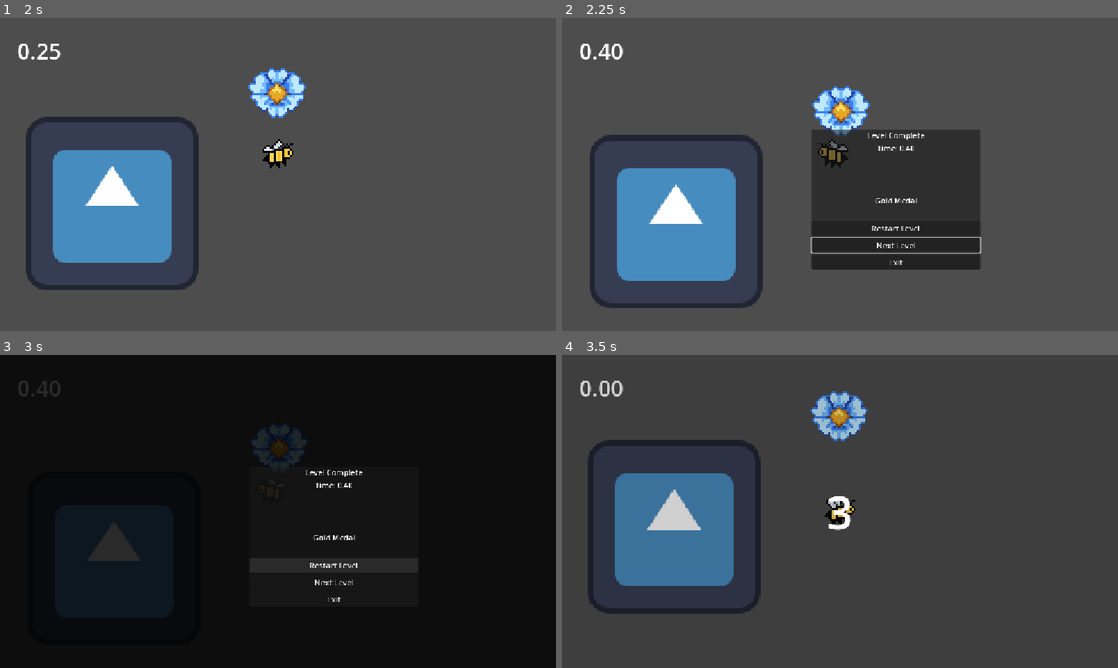
Above: before the commit, frames 1-4 (two rows, left to right).
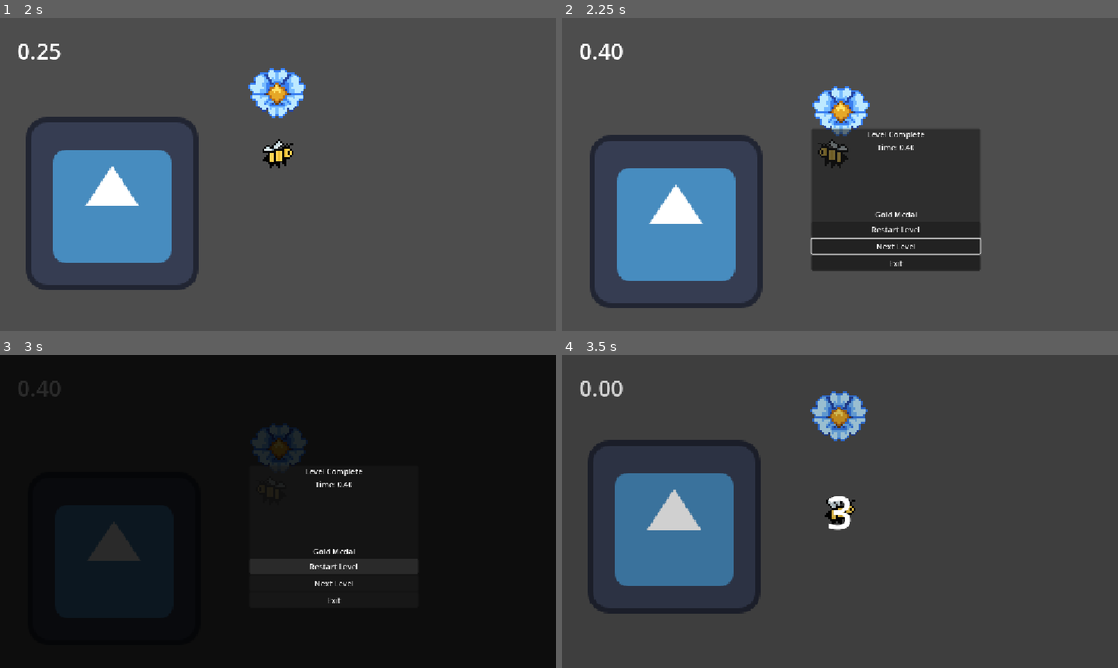
Above: after the commit, the same moments.

Repository: futurefleagames-lab/bee-line
Game: Godot game, scene res://scenes/levels/level_test.tscn
Two runs of this game, one before a commit and one after it. Both use one fixed random seed, a clock stepped at 60 frames per second and the inputs below. This scene is started directly instead of the project's main scene. The engine's default icon, where the game draws it, is replaced by a stand-in: a white triangle on a blue panel in a dark square.
Inputs (mouse positions are in pixels of both pictures, inside the frame that each line leads up to):
- Up to frame 1 (2 s): tap Enter (ui_accept) at 0.5, 1.52, 1.55, 1.82 s; move the mouse to (250, 237) at 0.52 s; hold Enter (ui_accept) 0.53-1.28 s; hold W (up) from 0.53 s (still down); click (250, 237) at 0.67 s; move the mouse to (444, 221) at 1.27 s; tap Space (dash) at 1.35 s
- Up to frame 2 (2.25 s): move the mouse to (673, 127) at 2.02 s; release W (up) at 2.03 s; hold A (left) from 2.03 s (still down); hold Enter (ui_accept) from 2.03 s (still down)
- Up to frame 3 (3 s): release A (left) at 2.75 s; release Enter (ui_accept) at 2.75 s; click "Restart Level" at 2.75 s
- Up to frame 4 (3.5 s): no input

Frame 1 is identical in both runs. In frame 2, 1.1% of the frame differs, in the area x 44-76%, y 35-81%; in frame 3, 0.5%; in frame 4, nothing differs.

Commit message:
bronze medal art added

Diff:
--- a/scenes/levels/world_1/level_1-1.tscn
+++ b/scenes/levels/world_1/level_1-1.tscn
@@ -7,8 +7,8 @@
 silver_time = 10.0
 bronze_time = 30.0
 
-[node name="EndGoal" parent="." index="1" unique_id=1306961053]
+[node name="EndGoal" parent="." index="0" unique_id=1306961053]
 position = Vector2(3524, 130)
 
-[node name="TileMap" parent="." index="4" unique_id=1255836027]
+[node name="TileMap" parent="." index="3" unique_id=1255836027]
 layer_0/tile_data = PackedInt32Array(65537, 196609, 0, 131070, 262145, 0, -65538, 262145, 1, -131071, 196609, 1, 65538, …(5599 unchanged characters)…
--- a/scenes/menus/level_complete.tscn
+++ b/scenes/menus/level_complete.tscn
@@ -1,10 +1,12 @@
 [gd_scene format=3 uid="uid://dws01echp05jd"]
 
 [ext_resource type="Script" uid="uid://dg1aor8l6kofj" path="res://scripts/menus/level_complete.gd" id="1_ynwdh"]
+[ext_resource type="PackedScene" uid="uid://c7j8qn67uik71" path="res://scenes/HUD/medal_ui.tscn" id="2_uybh7"]
 
 [node name="LevelComplete" type="CanvasLayer" unique_id=967028613]
 process_mode = 3
 script = ExtResource("1_ynwdh")
+medal_ui_scene = ExtResource("2_uybh7")
 
 [node name="Control" type="Control" parent="." unique_id=253924636]
 visible = false
--- a/scripts/HUD/medal_ui.gd
+++ b/scripts/HUD/medal_ui.gd
@@ -3,10 +3,21 @@
 @onready var medal_animation: AnimationPlayer = $MedalAnimation
 @onready var medal_sprite: AnimatedSprite2D = $Medal
 
-func show_medal():
+func _ready() -> void:
+	medal_sprite.hide()
+
+
+func show_medal_at(canvas_position: Vector2) -> void:
+	medal_animation.stop()
+	medal_sprite.position = canvas_position
+	medal_sprite.set_frame_and_progress(0,0.0)
+	medal_sprite.show()
 	medal_sprite.play("default")
 	medal_animation.play("medal_appear")
 
-func _input(event):
-	if event.is_action_pressed("ui_accept"):
-		show_medal()
+
+
+func hide_medal() -> void:
+	medal_animation.stop()
+	medal_sprite.stop()
+	medal_sprite.hide()
--- a/scripts/menus/level_complete.gd
+++ b/scripts/menus/level_complete.gd
@@ -1,22 +1,60 @@
 extends CanvasLayer
+
+@export var medal_ui_scene: PackedScene
 
 #to modify
 @onready var menu: Control = $Control
 @onready var time_label: Label = $Control/PanelContainer/VBoxContainer/time
 @onready var medal_label: Label = $Control/PanelContainer/VBoxContainer/medal
 
+@onready var placeholder1: Label = $Control/PanelContainer/VBoxContainer/placeholder1
+@onready var reward_spacer: Label = $Control/PanelContainer/VBoxContainer/placeholder2
+@onready var placeholder3: Label = $Control/PanelContainer/VBoxContainer/placeholder3
+@onready var placeholder4: Label = $Control/PanelContainer/VBoxContainer/placeholder4
+
+
 @onready var fade: Control = $"../LevelHud/Fade"
 @onready var fade_animation: AnimationPlayer = $"../LevelHud/Fade/AnimationPlayer"
+
+var medal_ui: CanvasLayer
+
+func _ready() -> void:
+
+	placeholder1.hide()
+	placeholder3.hide()
+	placeholder4.hide()
+	reward_spacer.custom_minimum_size = Vector2(0, 108)
+
+	if medal_ui_scene == null:
+		push_warning("need medal.tscn")
+		return
+
+	var instance := medal_ui_scene.instantiate()
+	if not instance is CanvasLayer:
+		push_error("The medal_ui.tscn still need")
+		instance.queue_free()
+		return
+
+	medal_ui = instance as CanvasLayer
+	add_child(medal_ui)
 
 func results(completion: float, medal: String) -> void:
 	time_label.text = "Time: %.2f" % completion
 
-	if medal == "none":
-		medal_label.text = ""
-	else:
-		medal_label.text = medal.capitalize() + " Medal"
+	var earned := medal.strip_edges().to_lower()
+	medal_label.text = "" if earned == "none" else earned.capitalize() + " Medal"
+
 	menu.show()
 	$Control/PanelContainer/VBoxContainer/next.grab_focus()
+	await get_tree().process_frame
+
+	if medal_ui == null:
+		return
+
+	medal_ui.call("hide_medal")
+
+	if earned == "bronze":
+		medal_ui.call("show_medal_at", reward_spacer.get_global_rect().get_center())
 
 
 func _on_restart_pressed() -> void:
